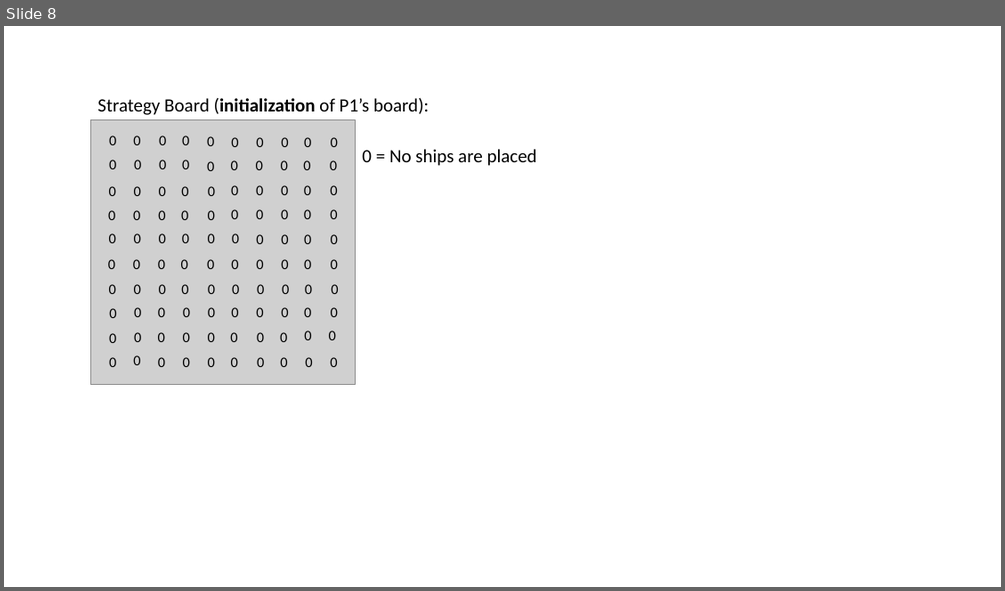
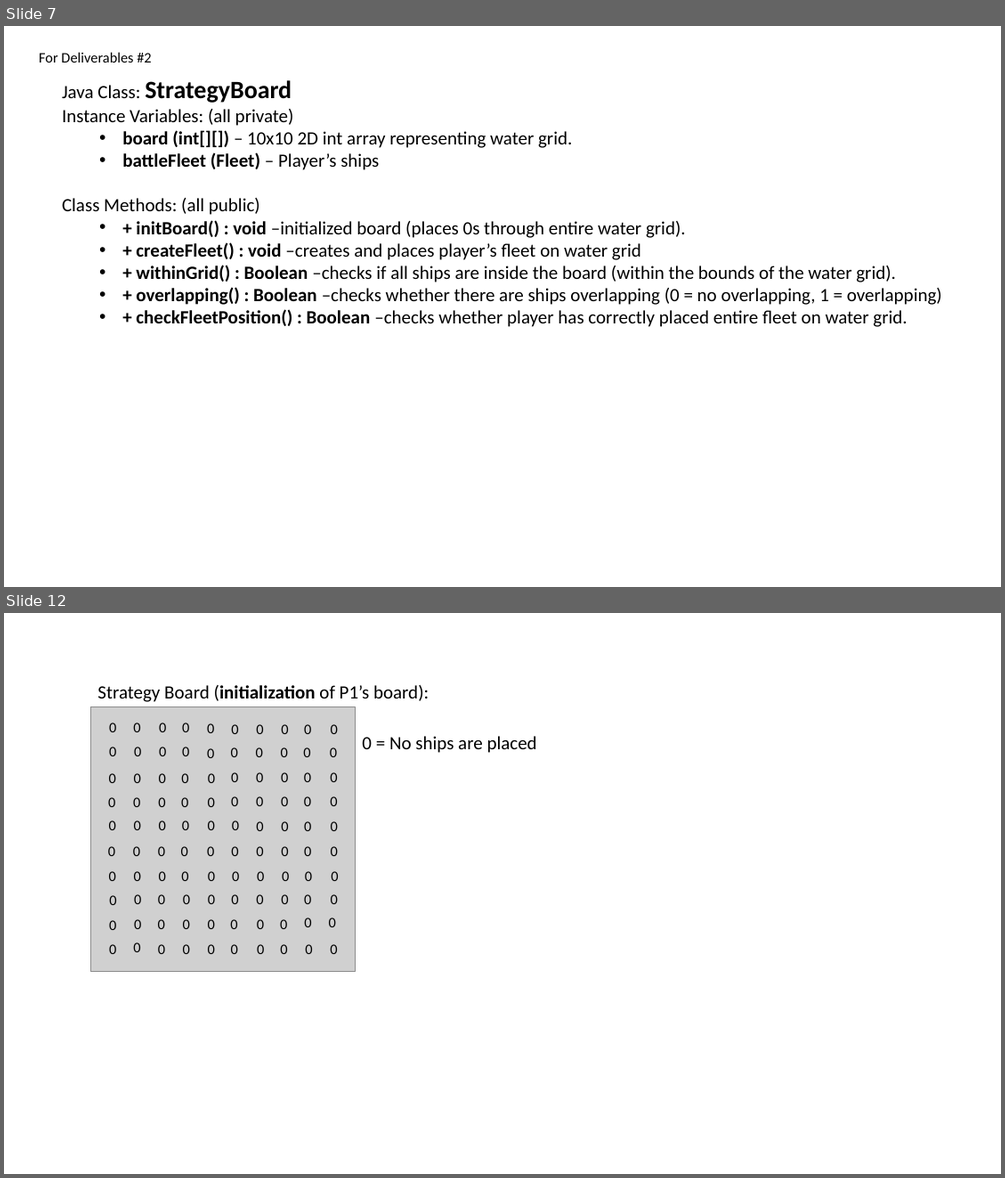
Before and after one commit to RedPanda8765/BattleshipFinal, a slide deck: personal notes (remove after build complete)/UML_Class Diagram.pptx. Shown one above the other, each under a label of ours: slide 8 before the commit, slides 7 and 12 after it; the slides between them are not shown. The pictures are 1005x591 and 1005x1178 pixels, drawn with LibreOffice and Linux fonts; fonts in the diff are those of the drawing; grey boxes stand for pictures. Boxes give left, top, right and bottom in pixels: in the first picture for what was removed or moved away, otherwise in the second. Text is boxed around its words. In the diff, an @@ line names an element or a change of style, - is before the commit and + after.

Commit message:
Fixed backpress defects at login and start screens. Added ship rotation and selection functionality to strategy board screen. 	**need to add ship placement functionality next**

```diff
--- a/personal notes (remove after build complete)/UML_Class Diagram.pptx
+++ b/personal notes (remove after build complete)/UML_Class Diagram.pptx
@@ slide 7 added at box(4, 26, 1001, 587), background #FFFFFF @@
@@ text added at box(39, 52, 151, 62), 14 pt, text #000000 @@
+For Deliverables #2
@@ text added at box(62, 80, 942, 327), 18 pt, text #000000 @@
+Java Class: StrategyBoard
+Instance Variables: (all private)
+  • board (int[][]) – 10x10 2D int array representing water grid.
+  • battleFleet (Fleet) – Player’s ships
+Class Methods: (all public)
+  • + initBoard() : void –initialized board (places 0s through entire water grid).
+  • + createFleet() : void –creates and places player’s fleet on water grid
+  • + withinGrid() : Boolean –checks if all ships are inside the board (within the bounds of the water grid).
+  • + overlapping() : Boolean –checks whether there are ships overlapping (0 = no overlapping, 1 = overlapping)
+  • + checkFleetPosition() : Boolean –checks whether player has correctly placed entire fleet on water grid.
@@ what was slide 8 is now slide 12 @@
```
Also in this commit, not shown: 7 slides changed, 11 other slides added, 2 slides removed, 10 other files.
